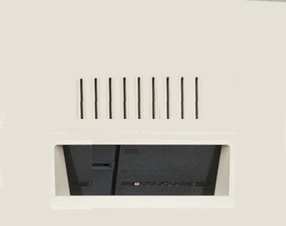
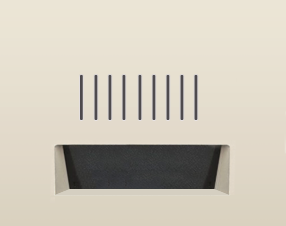
Layer changes from the first 286px x 226px image to the second:
added group "Group 1" with 1 layers above "Shape 1" over [80, 75, 198, 120]
added layer "Rounded Rectangle 1 copy 8" in group "Group 1" over [80, 75, 198, 120]
added layer "Shape 1" above "Layer 20" over [55, 189, 229, 195]
added layer "Layer 20" above "Curves 2" over [54, 144, 230, 196]
added layer "Gradient Fill 1" (58%) above "Layer 19" over [0, 0, 286, 226]
added layer "Layer 19" (color burn, 11%) above "Layer 18" over [0, 0, 286, 226]
added layer "Layer 18" above "Layer 16" over [0, 0, 286, 226]
added layer "Layer 16" above "Layer 17" over [60, 144, 224, 196]
added layer "Layer 17" above "Layer 15" over [17, 59, 271, 139]
added layer "Layer 15" above "Layer 13" over [0, 83, 286, 226]
added layer "Layer 14" above "Layer 12" over [67, 135, 214, 205]
removed layer "Layer 6" over [39, 28, 243, 88]
removed layer "Layer 4" over [0, 98, 286, 226]
removed layer "Layer 3" over [13, 131, 279, 182]
removed layer "Layer 2 copy" over [0, 58, 286, 226]
removed layer "Layer 2" over [0, 0, 286, 175]
removed layer "Layer 1" over [0, 0, 286, 226]
